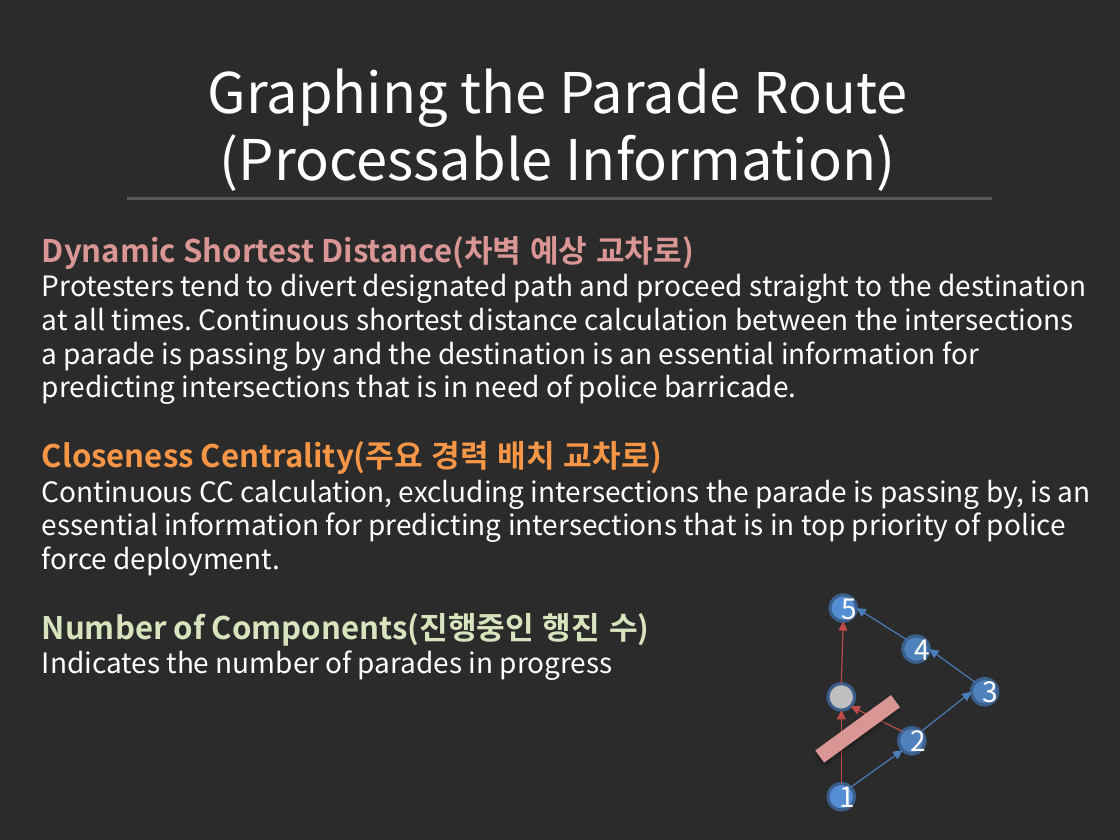
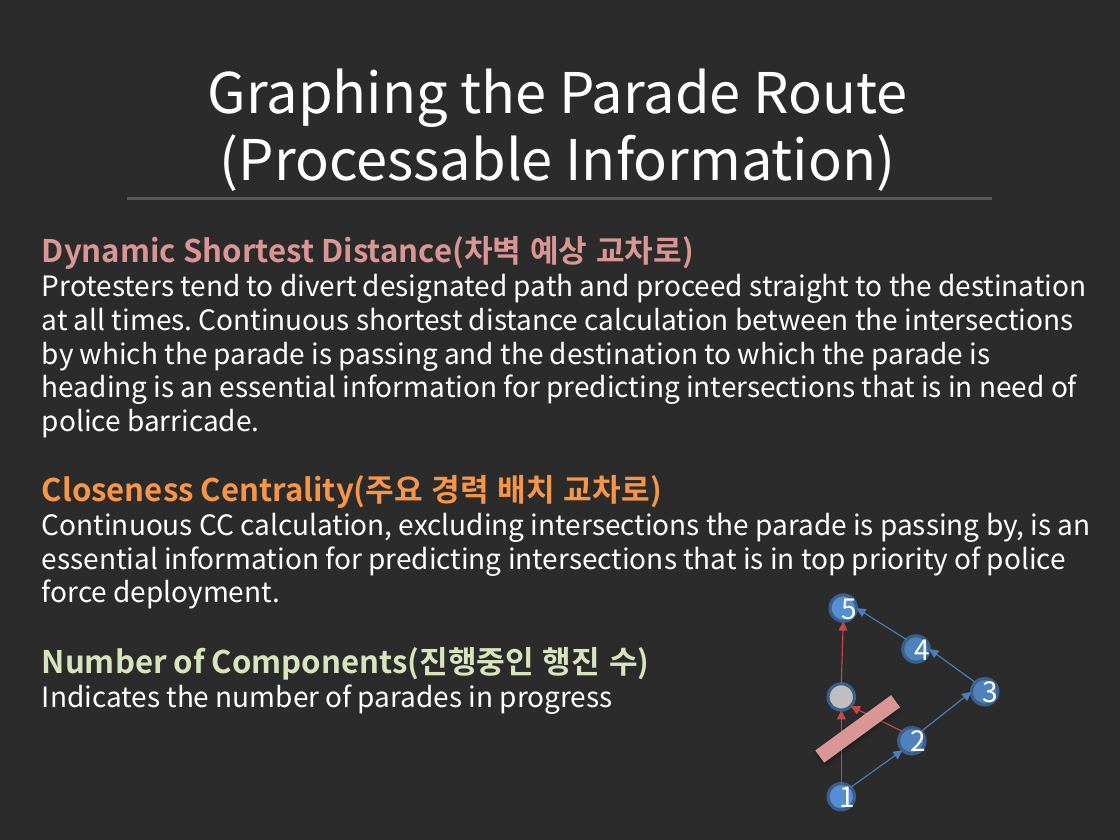
Before and after one commit to jowoni/Data-Structure-Design, a slide deck: slide 7 of Dynamic Graphs/Dynamic Graphs ppt.pptx. Drawn at 1120x840 pixels with LibreOffice and Linux fonts; fonts in the diff are those of the drawing; background and template pictures are left out; a plain dark background stands for a picture behind light text. Boxes give left, top, right and bottom in pixels: in the first picture for what was removed or moved away, otherwise in the second. Text is boxed around its words. In the diff, an @@ line names an element or a change of style, - is before the commit and + after.

```diff
--- a/Dynamic Graphs/Dynamic Graphs ppt.pptx
+++ b/Dynamic Graphs/Dynamic Graphs ppt.pptx
@@ text at [42, 268, 1086, 438]: text changed @@
-Protesters tend to divert designated path and proceed straight to the destination at all times. Continuous shortest distance calculation between the intersections a parade is passing by and the destination is an essential information for predicting intersections that is in need of police barricade.
+Protesters tend to divert designated path and proceed straight to the destination at all times. Continuous shortest distance calculation between the intersections by which the parade is passing and the destination to which the parade is heading is an essential information for predicting intersections that is in need of police barricade.
```
Also in this commit, not shown: 25 other files.
